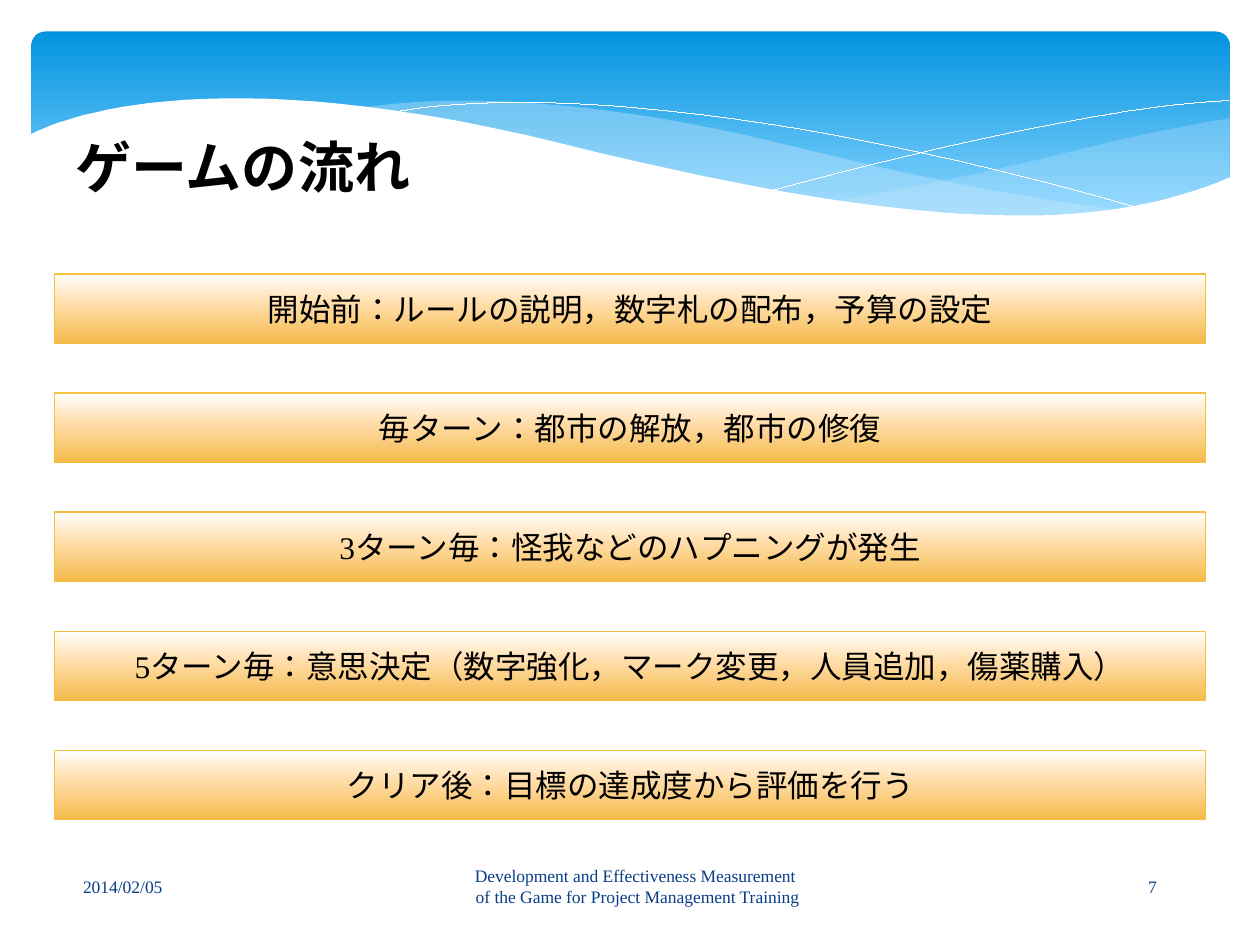
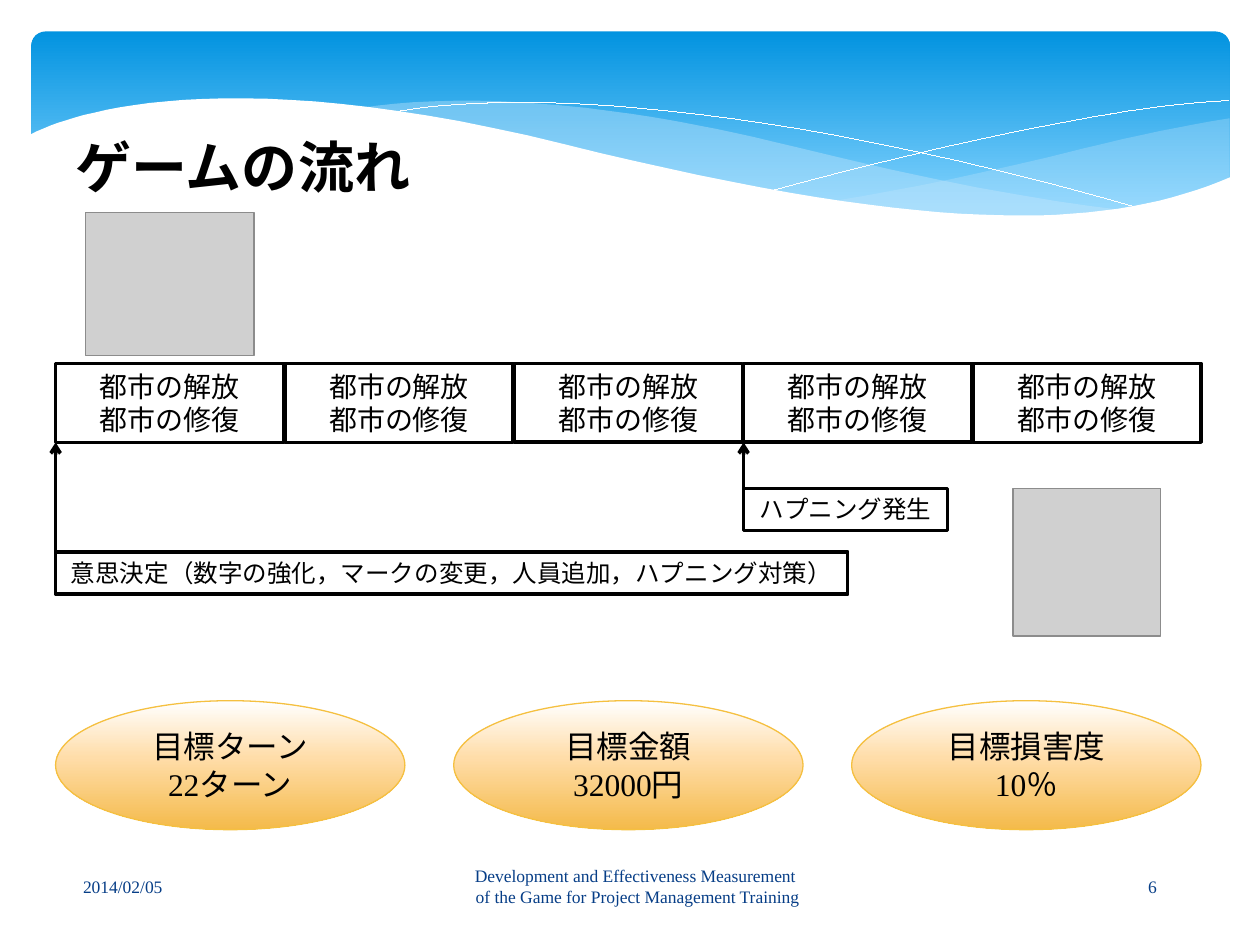
Before and after one commit to keimatsui/kadai, a slide deck: slide 6 of 卒業論文/2012/HTET MYET MUN WIN/卒論発表プレゼン.pptx (slide 7 before the commit). Drawn at 1260x945 pixels with LibreOffice and Linux fonts; fonts in the diff are those of the drawing; grey boxes stand for pictures. Boxes give left, top, right and bottom in pixels: in the first picture for what was removed or moved away, otherwise in the second. Text is boxed around its words. In the diff, an @@ line names an element or a change of style, - is before the commit and + after.

```diff
--- a/卒業論文/2012/HTET MYET MUN WIN/卒論発表プレゼン.pptx
+++ b/卒業論文/2012/HTET MYET MUN WIN/卒論発表プレゼン.pptx
@@ picture added at (86,212,255,355) @@
@@ rectangle removed at (54,275,1205,344) @@
-開始前：ルールの説明，数字札の配布，予算の設定
@@ rectangle added at (55,363,284,442), outline #000000 2 pt, 16 pt, text #000000 @@
+都市の解放
+都市の修復
@@ rectangle added at (285,363,513,442), outline #000000 2 pt, 16 pt, text #000000 @@
+都市の解放
+都市の修復
@@ rectangle "都市の解放": place and size @@
-rectangle "都市の解放" at (54,393,1205,462)
+rectangle "都市の解放" at (514,363,742,441)
@@ rectangle "都市の解放" at (514,363,742,441): fill gradient #FFFFFF to #FFDDAA to #F4BB4A to none; outline #F5C040 0.75 pt to #000000 2 pt @@
@@ text in rectangle at (559,373,699,433): text changed; size 18 to 16 pt; font Times New Roman to Noto Sans CJK JP @@
-毎ターン：都市の解放，都市の修復
+都市の解放
+都市の修復
@@ rectangle added at (743,363,971,442), outline #000000 2 pt, 16 pt, text #000000 @@
+都市の解放
+都市の修復
@@ rectangle added at (973,363,1201,442), outline #000000 2 pt, 16 pt, text #000000 @@
+都市の解放
+都市の修復
@@ arrow added from (55, 573) to (55, 442), #000000 2 pt @@
@@ arrow added from (743, 489) to (743, 442), #000000 2 pt @@
@@ rectangle "ハプニング発生" at (743,489,948,532): vertical alignment middle to top; fill gradient #FFFFFF to #FFDDAA to #F4BB4A to none; outline #F5C040 0.75 pt to #000000 2 pt @@
@@ rectangle "ハプニング発生": place and size @@
-rectangle "ハプニング発生" at (54,512,1205,581)
+rectangle "ハプニング発生" at (743,489,948,532)
@@ text in rectangle at (760,497,932,520): text changed; size 18 to 14 pt; font Times New Roman to Noto Sans CJK JP @@
-3ターン毎：怪我などのハプニングが発生
+ハプニング発生
@@ picture added at (1013,489,1160,636) @@
@@ rectangle "意思決定（数字の強化，マークの変更，人員追加，ハプニング対策）": place and size @@
-rectangle "意思決定（数字の強化，マークの変更，人員追加，ハプニング対策）" at (54,631,1205,701)
+rectangle "意思決定（数字の強化，マークの変更，人員追加，ハプニング対策）" at (55,552,848,595)
@@ rectangle "意思決定（数字の強化，マークの変更，人員追加，ハプニング対策）" at (55,552,848,595): vertical alignment middle to top; fill gradient #FFFFFF to #FFDDAA to #F4BB4A to none; outline #F5C040 0.75 pt to #000000 2 pt @@
@@ text in rectangle at (71,561,832,585): text changed; size 18 to 14 pt; font Times New Roman to Noto Sans CJK JP @@
-5ターン毎：意思決定（数字強化，マーク変更，人員追加，傷薬購入）
+意思決定（数字の強化，マークの変更，人員追加，ハプニング対策）
@@ ellipse added at (55,701,404,829), fill gradient #FFFFFF to #FFDDAA to #F4BB4A, outline #F5C040 0.75 pt, 18 pt, text #000000 @@
+目標ターン
+22ターン
@@ ellipse added at (454,701,803,829), fill gradient #FFFFFF to #FFDDAA to #F4BB4A, outline #F5C040 0.75 pt, 18 pt, text #000000 @@
+目標金額
+32000円
@@ ellipse added at (852,701,1201,829), fill gradient #FFFFFF to #FFDDAA to #F4BB4A, outline #F5C040 0.75 pt, 18 pt, text #000000 @@
+目標損害度
+10％
@@ rectangle removed at (54,750,1205,819) @@
-クリア後：目標の達成度から評価を行う
@@ page number at (1148,881,1157,893): text changed @@
-7
+6
```
Also in this commit, not shown: 7 other slides changed, 1 slide added, 1 slide removed.
